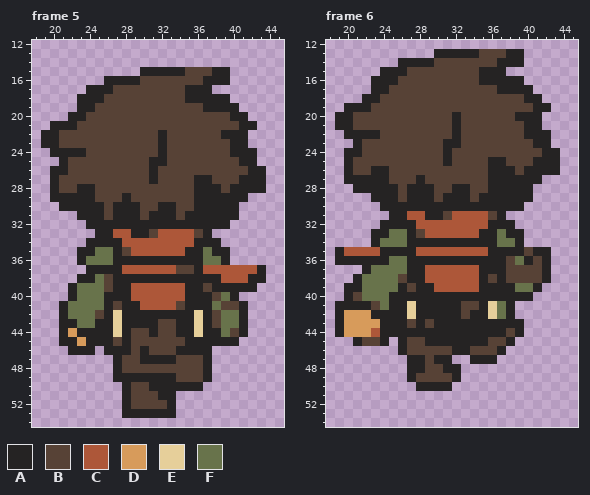
Two states of a pixel-art file, assets/sprites/wanderer_64/source/run_up.aseprite. Above, as it was before the edit.
64x64 pixels, 6 frames. Shown: frame 5: x 18..45, y 12..54; frame 6: x 18..45, y 12..54. The commit also changed other frames, which this record leaves out.
Palette (. is transparent): A #252323  B #574236  C #ad5739  D #d79b5b  E #e6cf9a  F #68734b
Pixels before, frame 5, first column x 19:
15 ...........AAAAABBBAA....
16 .......AAAABBBBBBBAAA....
17 .....AAABBBBBBBBAAA......
18 ....AAABBBBBBBBBAAAAA....
19 ....AABBBBBBBBBBBBAAAA...
20 ...AABBBBBBBBBBBBBBBBAA..
21 .AAABBBBBBBBBBBBBBBBBBAA.
22 AABBBBBBBBBBBABBBBBBAAA..
23 AABBBBBBBBBBBABBBBBBBAA..
24 .AAAABBBBBBBBABBBBBBBAAA.
25 ..ABBBBBBBBBAABBBBBBBBAA.
26 .AABBBBBBBBBABBBBBBBBBBAA
27 .ABBBBBBBBBBABBBBAABBBAAA
28 .ABBAABBBBBBBBBBBAAABAAAA
29 .AAAAABBBABBBBBBBAAAAAA..
30 ..AAAAABAAABBAABBAAAAA...
31 ....AAABAAABAAABAAAAAA...
32 .....AAAAAAAAAAAAAAAA....
33 ......AACCAABCCCCBA......
34 .....AAAACCCCCCCCAAA.....
35 ....AAFFABCCCCCCAAFAA....
36 ....AFFFAAAAAAAAAAFFA....
37 .....AAAACCCCCCBBACCCCCCA
38 ....AAFBAAAAAAAAAAAACCCAA
39 ...AFFFBAACCCCCCAABAAAAA.
40 ...AFFFAAACCCCCCAAABFA...
41 ..AFFFFABAACCCCBAAAFBBA..
42 ..AFFFBAEAAAAAAAAEABFFA..
43 ..AAFFAAEAAAABBAAEABFFA..
44 ..ADAAAAEABBABBAAEAAFBA..
45 ..AADAAABABBBBBBAAAAAA...
46 ...AAA.AAABABBBAAAA......
47 ........ABBAAAABBBA......
48 ........ABBBBBBBBBA......
49 ........AAAAAAABBBA......
50 .........ABBAAAAAA.......
51 .........ABBBAA..........
52 .........ABBBBA..........
53 .........AAAAAA..........
Pixels before, frame 6, first column x 19:
13 ...........AAAAABBBAA....
14 .......AAAABBBBBBBAAA....
15 .....AAABBBBBBBBAAA......
16 ....AAABBBBBBBBBAAAAA....
17 ....AABBBBBBBBBBBBAAAA...
18 ...AABBBBBBBBBBBBBBBBAA..
19 .AAABBBBBBBBBBBBBBBBBBAA.
20 AABBBBBBBBBBBABBBBBBAAA..
21 AABBBBBBBBBBBABBBBBBBAA..
22 .AAAABBBBBBBBABBBBBBBAAA.
23 ..ABBBBBBBBBAABBBBBBBBAA.
24 .AABBBBBBBBBABBBBBBBBBBAA
25 .ABBBBBBBBBBABBBBAABBBAAA
26 .ABBAABBBBBBBBBBBAAABAAAA
27 .AAAAABBBABBBBBBBAAAAAA..
28 ..AAAAABAAABBAABBAAAAA...
29 ....AAABAAABAAABAAAAAA...
30 .....AAAAAAAAAAAAAAAA....
31 ......AACCAABCCCCBA......
32 .....AAAACCCCCCCCAAA.....
33 ....AAFFABCCCCCCAAFAA....
34 ....AFFFAAAAAAAAAAFFA....
35 ACCCCAAAACCCCCCCCAAAABAA.
36 AAAAAAFFAAAAAAAAAAABFABA.
37 ...AFFFFAACCCCCCAAABBBBA.
38 ..AFFFFBAACCCCCCABABBBBA.
39 .AAFFFFABAACCCCCAAAAFFA..
40 .ABFFFAAAAAAAAAAAAAAAA...
41 AAAABFAAEAAAAABBAEFA.....
42 ADDDAAAAEAAAAABAAEFA.....
43 ADDDDAAABABAAAAAAAAAA....
44 ADDDCAAAAAAAAAAAAAABA....
45 ..ABBA.ABBAAAAAAABBA.....
46 .......ABBBBBAABBBA......
47 ........AABAA..AAA.......
48 ........AABBAA...........
49 ........ABBBBA...........
50 .........AAAA............
Now the later version:
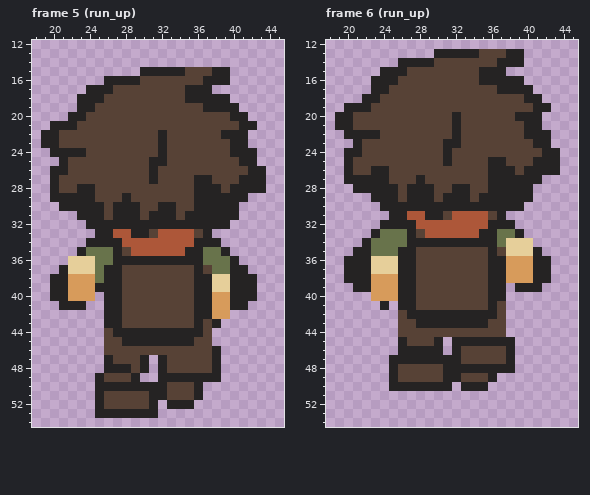
Edits made:
layer "Left trouser and rigid boot" added
layer "Right trouser and rigid boot" added
layer "Opposing sleeve and hand swing" added
layer "Approved face hair chest and backpack" added
layer "Redrawn up run" removed
Frame 5 (run_up):
y 35: x 24 A -> F; x 38 A -> F
y 36: x 22..24 .AF -> EEE; x 39..40 A. -> FA
y 37: x 21..25 ...AA -> AEEEF; x 28..33 CCCCCC -> BBBBBB; x 37..43 CCCCCCA -> BFFAA..
y 38: x 20..24 ...AA -> AADDD; x 26 B -> A; x 28..35 AAAAAAAA -> BBBBBBBB; x 38..41 ACCC -> EEAA; x 43 A -> .
y 39: x 20..26 ..AFFFB -> AADDDAA; x 28..35 ACCCCCCA -> BBBBBBBB; x 37..39 BAA -> AEE
y 40: x 20..25 ..AFFF -> AADDD.; x 28..35 ACCCCCCA -> BBBBBBBB; x 38..39 BF -> DD; x 41..42 .. -> AA
y 41: x 22..25 FFFF -> AA..; x 27..33 BAACCCC -> ABBBBBB; x 35 A -> B; x 38..40 FBB -> DDA
y 42: x 21..25 AFFFB -> .....; x 27..36 EAAAAAAAAE -> ABBBBBBBBA; x 38..41 BFFA -> DD..
y 43: x 21..25 AAFFA -> .....; x 27..31 EAAAA -> ABBBB; x 34..41 AAEABFFA -> BBABA...
y 44: x 21..27 ADAAAAE -> .....BA; x 29..30 BB -> AA; x 32..33 BB -> AA; x 36..41 EAAFBA -> AB....
y 45: x 21..26 AADAAA -> .....B; x 29..34 BBBBBB -> AAAAAA; x 36..40 AAAAA -> BB...
y 46: x 22..24 AAA -> ...; x 26..28 AAA -> BBB; x 30 A -> B; x 34..38 AAAA. -> BBBBA
y 47: x 26..27 .A -> AB; x 31 A -> .; x 33 A -> B; x 37..38 A. -> BA
y 48: x 26 . -> A; x 28 B -> A; x 30..32 BBB -> A.A; x 37..38 A. -> BA
y 49: x 25..28 ..AA -> ABBB; x 30..31 AA -> ..; x 34..36 BBB -> AAA; x 38 . -> A
y 50: x 25..27 ... -> AAA; x 29..30 BB -> AA; x 33..35 AAA -> BBB
y 51: x 25..28 ...A -> ABBB; x 31 B -> A; x 33..36 A... -> BBBA
y 52: x 25..28 ...A -> ABBB; x 31..32 BB -> A.; x 34..35 .. -> AA
y 53: x 25..27 ... -> AAA; x 32..33 AA -> ..
Frame 6 (run_up):
y 33: x 24 A -> F; x 38 A -> F
y 34: x 22..23 .A -> AF; x 38..40 FA. -> EEE
y 35: x 19..25 ACCCCAA -> ..AAFFF; x 28..35 CCCCCCCC -> BBBBBBBB; x 37..40 AAAB -> BEEE; x 42 A -> .
y 36: x 19 A -> .; x 23..26 AAFF -> EEEA; x 28..35 AAAAAAAA -> BBBBBBBB; x 38..41 BFAB -> DDDA
y 37: x 20..21 .. -> AA; x 23..26 FFFF -> EEEA; x 28..35 ACCCCCCA -> BBBBBBBB; x 38..41 BBBB -> DDDA
y 38: x 20 . -> A; x 22..26 FFFFB -> ADDDA; x 28..36 ACCCCCCAB -> BBBBBBBBA; x 38..41 BBBB -> DDDA
y 39: x 20 A -> .; x 22..25 FFFF -> ADDD; x 27..35 BAACCCCCA -> ABBBBBBBB; x 38..40 AFF -> .AA
y 40: x 20..25 ABFFFA -> ...DDD; x 28..35 AAAAAAAA -> BBBBBBBB; x 38..40 AAA -> ...
y 41: x 19..25 AAAABFA -> .....A.; x 27..32 EAAAAA -> ABBBBB; x 35..38 AEFA -> BAB.
y 42: x 19..27 ADDDAAAAE -> .......BA; x 33 B -> A; x 36..38 EFA -> AB.
y 43: x 19..26 ADDDDAAA -> .......B; x 29 B -> A; x 36..39 AAAA -> BB..
y 44: x 19..39 ADDDCAAAAAAAAAAAAAABA -> .......BBBBBBBBBBBB..
y 45: x 21..24 ABBA -> ....; x 29 A -> B; x 31 A -> .; x 36..37 BB -> AA
y 46: x 27..31 BBBBB -> AAAA.; x 33 A -> B; x 37..38 A. -> BA
y 47: x 25..26 .. -> AA; x 29 B -> A; x 32..38 ..AAA.. -> ABBBBBA
y 48: x 25..28 ..AA -> ABBB; x 33..38 ...... -> AAAAAA
y 49: x 25..27 ..A -> ABB; x 31 B -> A; x 33..36 .... -> BBBA
y 50: x 25..27 ... -> AAA; x 33..35 ... -> AAA
Boxes around the changes in both pictures, in picture pixels (x1, y1, x2, y2):
changed: (50, 247, 266, 418)
changed: (335, 229, 551, 391)
